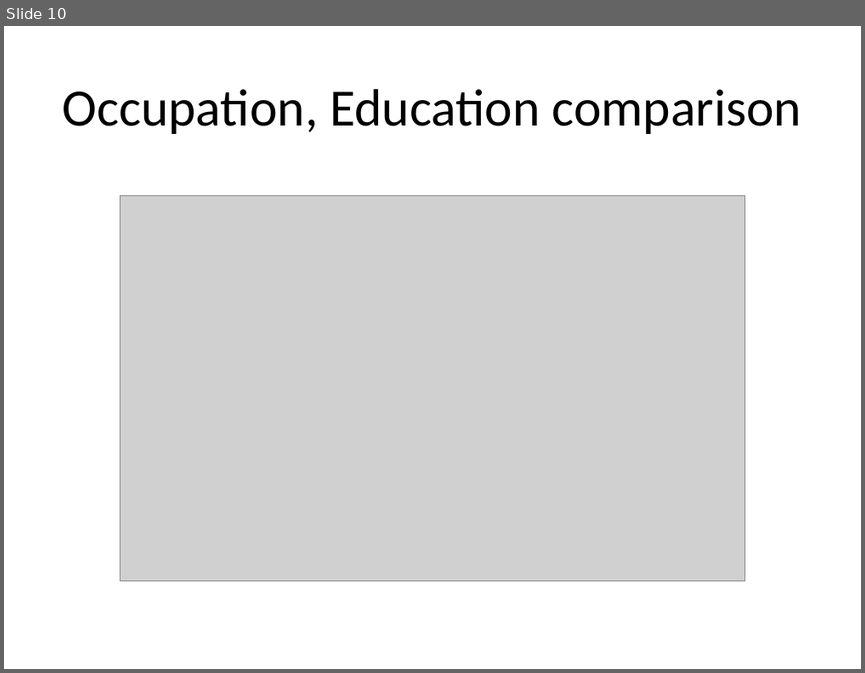
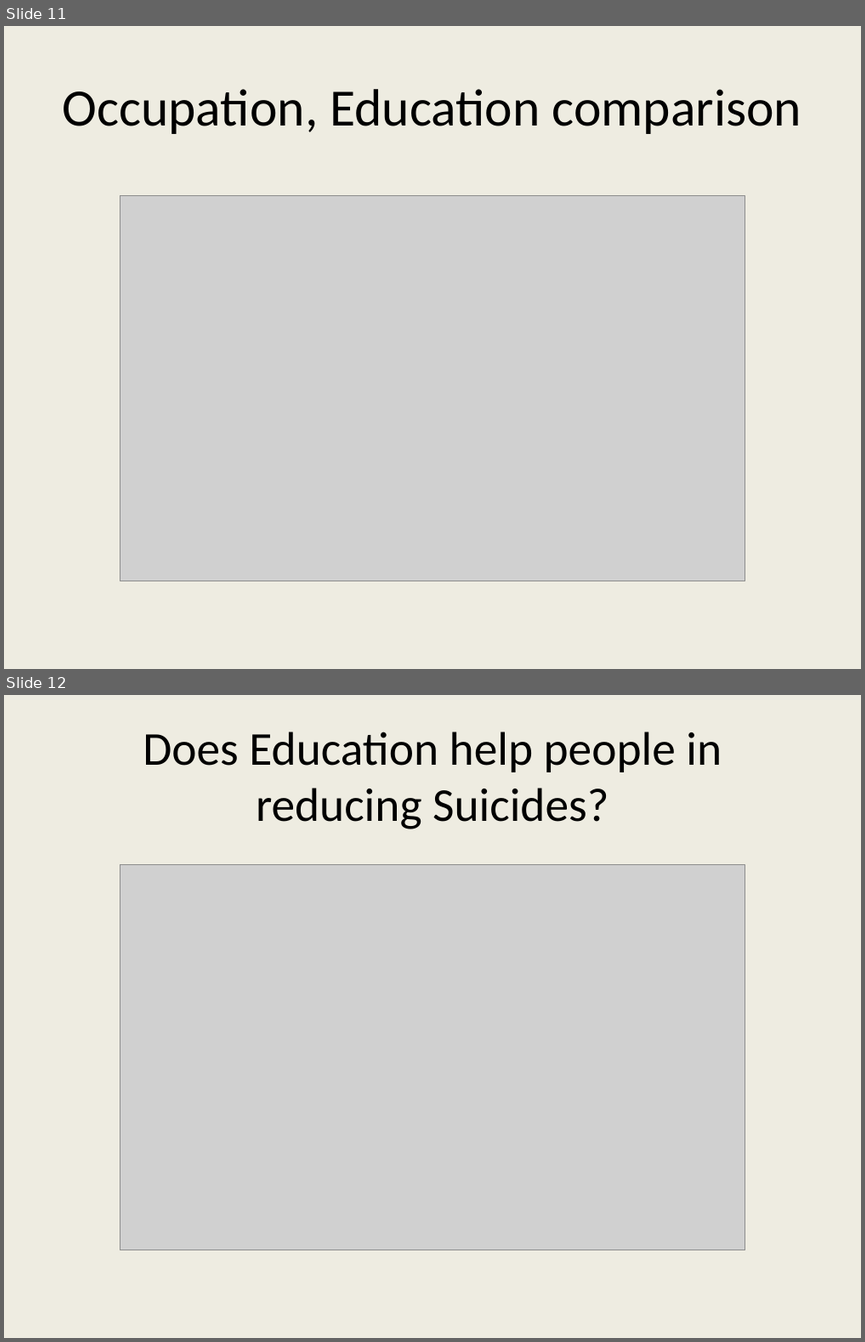
Before and after one commit to ishgupta/National-Longitudinal-Mortality-Study-, a slide deck: output/Suicidal Catalysts.pptx. Shown one above the other, each under a label of ours: slide 10 before the commit, slides 11 and 12 after it. The pictures are 865x673 and 865x1342 pixels, drawn with LibreOffice and Linux fonts; fonts in the diff are those of the drawing; grey boxes stand for pictures. Boxes give left, top, right and bottom in pixels: in the first picture for what was removed or moved away, otherwise in the second. Text is boxed around its words. In the diff, an @@ line names an element or a change of style, - is before the commit and + after.

```diff
--- a/output/Suicidal Catalysts.pptx
+++ b/output/Suicidal Catalysts.pptx
@@ slide 12 added at box(4, 695, 861, 1338), background #EEECE1 @@
@@ title added at box(143, 732, 721, 829), 39.6 pt, text #000000 @@
+Does Education help people in reducing Suicides?
@@ picture added at box(120, 865, 744, 1250) @@
@@ what was slide 10 is now slide 11 @@
@@ slide 11 changed as well @@
@@ background #FFFFFF to #EEECE1 @@
```
Also in this commit, not shown: 7 other slides changed, 15 other slides added, 3 slides removed, 1 other file.
